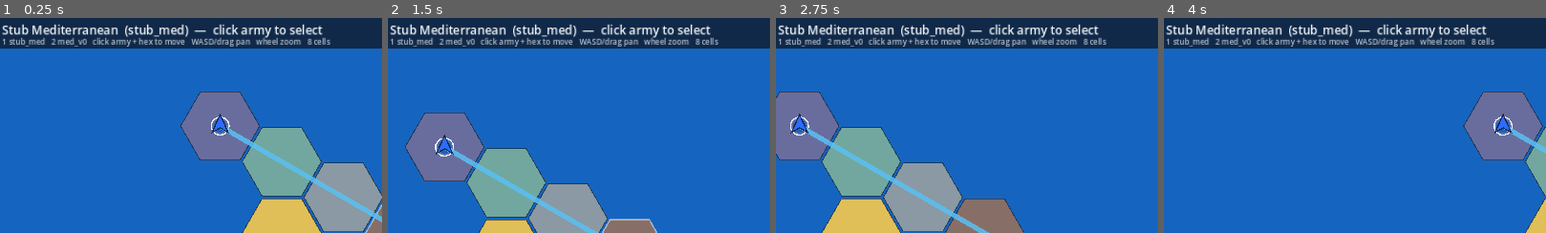
Above: before the commit, frames 1-4 (left to right).
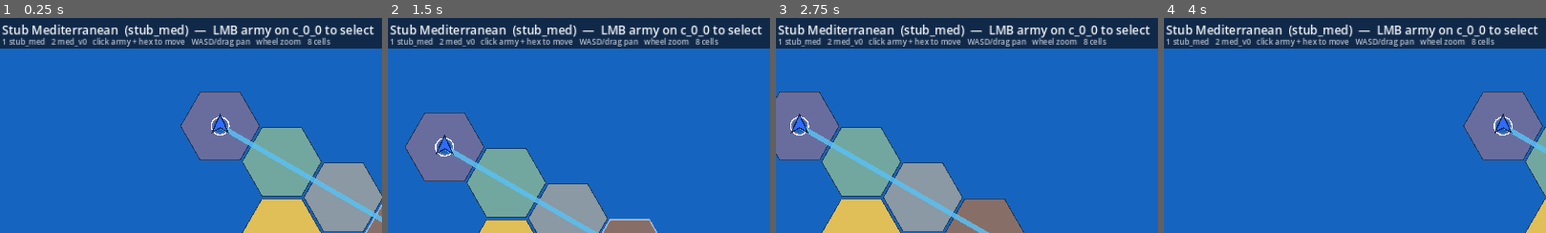
Above: after the commit, the same moments.

Repository: Kdog1132/War-Game-Untitled-
Game: Godot game, scene res://scenes/Main.tscn
Two runs of this game, one before a commit and one after it. Both use one fixed random seed, a clock stepped at 60 frames per second and the inputs below.
Inputs (mouse positions are % of the whole screen's width and height, from its top left):
- Up to frame 1 (0.25 s): no input
- Up to frame 2 (1.5 s): tap Enter at 0.5 s; move the mouse to (72, 45) at 0.52 s; hold D 0.53-1.25 s; tap 1 at 0.6 s; click (72, 45) at 0.67 s; drag from (30, 55) to (45, 70) at 1.27 s
- Up to frame 3 (2.75 s): tap Space at 2 s; move the mouse to (60, 28) at 2.02 s; hold D from 2.03 s (still down); tap 1 at 2.1 s; click (60, 28) at 2.17 s
- Up to frame 4 (4 s): release D at 2.75 s; drag from (45, 70) to (20, 35) at 2.77 s; tap Enter at 3.5 s; move the mouse to (80, 65) at 3.52 s; hold A from 3.53 s (still down); tap 1 at 3.6 s; click (80, 65) at 3.67 s
The pictures show only the part of the screen within x 1-51%, y 0-50%; the shares and areas given below are measured in that part.

The runs differ from the first frame. In frame 1, 1.0% of the frame differs, in the area x 55-98%, y 2-9%; in frame 2, 1.0%; in frame 3, 1.0%; in frame 4, 1.0%.

Commit message:
Align M1 with ArmyService hop and Terra port schema
Pathfinder cost is enter_time_sec * mobility_mult and skips water.
ArmyService autoload spawns the player army on c_0_0; LMB select
then hop along the A* path. stub_med ports keep harbor_node_id
and chokepoint_id.

Co-authored-by: Kdog1132 <Kdog1132@users.noreply.github.com>

Diff:
--- /dev/null
+++ b/godot/autoload/ArmyService.gd
@@ -0,0 +1,130 @@
+extends Node
+## M1: one local player army. Spawn on stub_med c_0_0. Select, A* path, hop.
+## Uses get_cell_owner / Pathfinder — never Node.get_owner.
+
+const PLAYER_ID := "a_player_1"
+const HOME_CELL := "c_0_0"
+
+signal changed
+
+const PathfinderScript := preload("res://map/Pathfinder.gd")
+
+var armies: Dictionary = {} ## army_id -> Dictionary
+var selected_id: String = ""
+
+
+func reset_for_theater() -> void:
+	armies.clear()
+	selected_id = ""
+	var home := HOME_CELL
+	if MapService.loaded and not MapService.cells.has(home):
+		home = _first_player_cell()
+	if home.is_empty():
+		changed.emit()
+		return
+	armies[PLAYER_ID] = {
+		"army_id": PLAYER_ID,
+		"faction": "player",
+		"cell_id": home,
+		"selected": false,
+		"path": [],
+		"remaining": [],
+		"hop_left": 0.0,
+		"moving": false,
+	}
+	changed.emit()
+
+
+func player() -> Dictionary:
+	return armies.get(PLAYER_ID, {})
+
+
+func player_cell() -> String:
+	return str(player().get("cell_id", ""))
+
+
+func is_selected() -> bool:
+	return selected_id == PLAYER_ID and not player().is_empty()
+
+
+func select_player() -> void:
+	if player().is_empty():
+		return
+	selected_id = PLAYER_ID
+	armies[PLAYER_ID]["selected"] = true
+	changed.emit()
+
+
+func deselect() -> void:
+	selected_id = ""
+	if armies.has(PLAYER_ID):
+		armies[PLAYER_ID]["selected"] = false
+	changed.emit()
+
+
+func army_at(cell_id: String) -> String:
+	for aid in armies.keys():
+		if str(armies[aid].get("cell_id", "")) == cell_id:
+			return str(aid)
+	return ""
+
+
+func try_click(cell_id: String) -> String:
+	if cell_id.is_empty():
+		return "empty"
+	if army_at(cell_id) == PLAYER_ID:
+		select_player()
+		return "selected"
+	if not is_selected():
+		return "ignored"
+	if order_move(cell_id):
+		return "moved"
+	return "no_path"
+
+
+func order_move(to_cell: String) -> bool:
+	var a: Dictionary = player()
+	if a.is_empty():
+		return false
+	var from_id := str(a.get("cell_id", ""))
+	var result: Dictionary = PathfinderScript.find_path(from_id, to_cell)
+	if not bool(result.get("ok", false)):
+		return false
+	var cells: Array = result.get("cells", [])
+	if cells.is_empty():
+		return false
+	var remaining: Array = cells.duplicate()
+	if not remaining.is_empty() and str(remaining[0]) == from_id:
+		remaining.pop_front()
+	armies[PLAYER_ID]["path"] = cells.duplicate()
+	# Discrete hop: snap along the path to the goal in one order.
+	while not remaining.is_empty():
+		armies[PLAYER_ID]["cell_id"] = str(remaining.pop_front())
+	armies[PLAYER_ID]["remaining"] = []
+	armies[PLAYER_ID]["moving"] = false
+	armies[PLAYER_ID]["hop_left"] = 0.0
+	changed.emit()
+	return true
+
+
+func process_hops(_delta: float) -> void:
+	pass
+
+
+func world_pos(army_id: String = PLAYER_ID) -> Vector2:
+	var a: Dictionary = armies.get(army_id, {})
+	var cid := str(a.get("cell_id", ""))
+	if cid.is_empty():
+		return Vector2.ZERO
+	return MapService.cell_world_pos(cid)
+
+
+func last_path() -> Array:
+	return player().get("path", [])
+
+
+func _first_player_cell() -> String:
+	for cid in MapService.cells.keys():
+		if MapService.get_cell_owner(str(cid)) == "player":
+			return str(cid)
+	return ""
--- a/godot/data/theaters/stub_med/cells.json
+++ b/godot/data/theaters/stub_med/cells.json
@@ -6,6 +6,7 @@
     "terrain_tag": "hill",
     "is_coast": true,
     "harbor_site": true,
+    "harbor_node_id": "h_gibraltar",
     "default_owner": "player",
     "centroid": { "lon": -5.35, "lat": 36.14 },
     "name": "Gibraltar"
@@ -61,6 +62,7 @@
     "terrain_tag": "desert",
     "is_coast": true,
     "harbor_site": true,
+    "harbor_node_id": "h_suez",
     "default_owner": "enemy",
     "centroid": { "lon": 32.35, "lat": 30.0 },
     "name": "Suez"
--- a/godot/map/Pathfinder.gd
+++ b/godot/map/Pathfinder.gd
@@ -1,7 +1,7 @@
 class_name Pathfinder
 extends RefCounted
-## A* over MapService adjacency. Edge cost = Forge enter_time of the destination cell.
-## Null / missing enter time (e.g. water) is impassable.
+## A* over MapService adjacency.
+## Step cost = enter_time_sec(terrain) * mobility_mult(infra). Water / null is skipped.
 ## Resolves autoloads from the scene tree so this script compiles under --script too.
 
 const NO_PATH := {"ok": false, "cells": [], "cost": INF}
@@ -20,7 +20,25 @@
 	var cell: Dictionary = ms.call("get_cell", cell_id)
 	if cell.is_empty():
 		return null
-	return ms.call("enter_time_for", str(cell.get("terrain_tag", "")))
+	var tag := str(cell.get("terrain_tag", ""))
+	if tag == "water":
+		return null
+	var et: Variant = ms.call("enter_time_for", tag)
+	if et == null:
+		return null
+	var bal := _balance()
+	var mob := _mobility_kind(cell)
+	var mult := 1.0
+	if bal != null and bool(bal.get("loaded")):
+		mult = float(bal.call("mobility_mult", mob))
+	return float(et) * mult
+
+
+static func _mobility_kind(cell: Dictionary) -> String:
+	var infra := str(cell.get("infra", cell.get("mobility", "none")))
+	if infra.is_empty():
+		return "none"
+	return infra
 
 
 static func is_passable(cell_id: String) -> bool:
--- a/godot/project.godot
+++ b/godot/project.godot
@@ -13,6 +13,7 @@
 MapService="*res://autoload/MapService.gd"
 Balance="*res://autoload/Balance.gd"
 SimTick="*res://autoload/SimTick.gd"
+ArmyService="*res://autoload/ArmyService.gd"
 
 [display]
 window/size/viewport_width=1280
--- a/godot/scenes/WorldMap.gd
+++ b/godot/scenes/WorldMap.gd
@@ -1,9 +1,7 @@
 extends Node2D
-## Visible hex theater: terrain fill + ownership tint, shipping lanes, Camera2D.
-## M1: one selectable Army, A* click-to-move, path preview.
+## Visible hex theater + M1 LMB select/move, path draw, army markers.
 
 const PathfinderScript := preload("res://map/Pathfinder.gd")
-const ArmyScript := preload("res://units/Army.gd")
 
 signal status_changed(text: String)
 
@@ -34,7 +32,6 @@
 
 @onready var camera: Camera2D = $Camera2D
 
-var army = ArmyScript.new()
 var _dragging: bool = false
 var _drag_moved: bool = false
 var _press_pos: Vector2 = Vector2.ZERO
@@ -45,12 +42,13 @@
 func _ready() -> void:
 	if camera:
 		camera.make_current()
+	if not ArmyService.changed.is_connected(_on_army_changed):
+		ArmyService.changed.connect(_on_army_changed)
 	rebuild()
 
 
 func rebuild() -> void:
-	army.place(_first_player_cell())
-	army.selected = false
+	ArmyService.reset_for_theater()
 	_preview_path.clear()
 	_hover_cell = ""
 	queue_redraw()
@@ -67,6 +65,11 @@
 	var z := minf(vp.x / maxf(bounds.size.x, 1.0), vp.y / maxf(bounds.size.y, 1.0)) * 0.88
 	z = clampf(z, 0.12, 2.2)
 	camera.zoom = Vector2(z, z)
+
+
+func _on_army_changed() -> void:
+	queue_redraw()
+	_emit_status()
 
 
 func _process(delta: float) -> void:
@@ -84,10 +87,7 @@
 	if pan != Vector2.ZERO:
 		var speed := 520.0 / maxf(camera.zoom.x, 0.05)
 		camera.position += pan.normalized() * speed * delta
-	if army.moving:
-		army.tick(delta)
-		queue_redraw()
-		_emit_status()
+	ArmyService.process_hops(delta)
 	_update_hover()
 
 
@@ -96,10 +96,8 @@
 		return
 	if event is InputEventKey and event.pressed and not event.echo:
 		if event.keycode == KEY_ESCAPE:
-			army.selected = false
+			ArmyService.deselect()
 			_preview_path.clear()
-			queue_redraw()
-			_emit_status()
 			get_viewport().set_input_as_handled()
 			return
 	if event is InputEventMouseButton:
@@ -111,10 +109,8 @@
 			_zoom_by(1.0 / 1.12)
 			get_viewport().set_input_as_handled()
 		elif mb.button_index == MOUSE_BUTTON_RIGHT and mb.pressed:
-			army.selected = false
+			ArmyService.deselect()
 			_preview_path.clear()
-			queue_redraw()
-			_emit_status()
 			get_viewport().set_input_as_handled()
 		elif mb.button_index == MOUSE_BUTTON_MIDDLE:
 			_dragging = mb.pressed
@@ -149,20 +145,10 @@
 
 func _click_world() -> void:
 	var cid := _cell_under_mouse()
-	if cid.is_empty():
-		return
-	if cid == army.cell_id or _near_army():
-		army.selected = true
-		queue_redraw()
-		_emit_status()
-		return
-	if not army.selected:
-		return
-	var result := PathfinderScript.find_path(army.cell_id, cid)
-	if army.order_path(result):
-		queue_redraw()
-		_emit_status()
-	else:
+	if cid.is_empty() and _near_army():
+		cid = ArmyService.player_cell()
+	var result := ArmyService.try_click(cid)
+	if result == "no_path":
 		_emit_status("No path")
 
 
@@ -174,10 +160,10 @@
 		return
 	_hover_cell = cid
 	_preview_path.clear()
-	if army.selected and not cid.is_empty() and cid != army.cell_id:
-		var result := PathfinderScript.find_path(army.cell_id, cid)
-		if bool(result.get("ok", false)):
-			_preview_path = result.get("cells", [])
+	if ArmyService.is_selected() and not cid.is_empty() and cid != ArmyService.player_cell():
+		var found: Dictionary = PathfinderScript.find_path(ArmyService.player_cell(), cid)
+		if bool(found.get("ok", false)):
+			_preview_path = found.get("cells", [])
 	queue_redraw()
 
 
@@ -186,7 +172,7 @@
 
 
 func _near_army() -> bool:
-	var d := get_local_mouse_position() - army.world_pos()
+	var d := get_local_mouse_position() - ArmyService.world_pos()
 	return d.length() <= MapService.hex_size_px * 0.55
 
 
@@ -198,10 +184,11 @@
 	for cell in MapService.cells.values():
 		_draw_hex(cell)
 	_draw_path(_preview_path, PREVIEW_COL, 2.0)
-	_draw_path(army.last_path if army.moving else [], PATH_COL, 3.0)
+	_draw_path(ArmyService.last_path(), PATH_COL, 3.0)
 	_draw_lanes()
-	if not army.cell_id.is_empty():
-		_draw_army(army.world_pos(), army.selected)
+	for aid in ArmyService.armies.keys():
+		var rec: Dictionary = ArmyService.armies[aid]
+		_draw_army(ArmyService.world_pos(str(aid)), bool(rec.get("selected", false)))
 
 
 func _draw_hex(cell: Dictionary) -> void:
@@ -219,7 +206,7 @@
 	outline_pts.append(pts[0])
 	var line_col := OUTLINE
 	var width := 1.2
-	if str(cell.get("cell_id", "")) == army.cell_id and army.selected:
+	if str(cell.get("cell_id", "")) == ArmyService.player_cell() and ArmyService.is_selected():
 		line_col = SELECT_COL
 		width = 2.4
 	elif str(cell.get("cell_id", "")) == _hover_cell:
@@ -279,23 +266,15 @@
 	return pts
 
 
-func _first_player_cell() -> String:
-	for cid in MapService.cells.keys():
-		if MapService.get_cell_owner(str(cid)) == "player":
-			return str(cid)
-	return ""
-
-
 func _emit_status(extra: String = "") -> void:
 	var bits: PackedStringArray = []
 	if extra != "":
 		bits.append(extra)
-	if army.cell_id.is_empty():
+	var cell := ArmyService.player_cell()
+	if cell.is_empty():
 		bits.append("no army")
-	elif army.moving:
-		bits.append("moving %s → %s" % [army.from_cell, army.to_cell])
-	elif army.selected:
-		bits.append("army selected on %s — click a hex to move" % army.cell_id)
+	elif ArmyService.is_selected():
+		bits.append("army selected on %s — LMB a hex to hop" % cell)
 	else:
-		bits.append("click army to select")
+		bits.append("LMB army on %s to select" % cell)
 	status_changed.emit("   ".join(bits))
--- a/godot/tools/path_check.gd
+++ b/godot/tools/path_check.gd
@@ -1,9 +1,8 @@
 extends SceneTree
-## Headless A* + get_cell_owner check.
+## Headless A* + ArmyService hop + get_cell_owner check.
 ## godot --headless --path . -s res://tools/path_check.gd
 
 const PathfinderScript := preload("res://map/Pathfinder.gd")
-const ArmyScript := preload("res://units/Army.gd")
 
 
 func _init() -> void:
@@ -12,6 +11,7 @@
 
 func _run() -> void:
 	var ms: Node = root.get_node_or_null("MapService")
+	var armies: Node = root.get_node_or_null("ArmyService")
 	if ms == null or not bool(ms.call("load_theater", "stub_med")):
 		push_error("failed to load stub_med")
 		print("PATH_CHECK_FAIL")
@@ -22,33 +22,38 @@
 		print("PATH_CHECK_FAIL")
 		quit(1)
 		return
+	if armies == null:
+		push_error("ArmyService autoload missing")
+		print("PATH_CHECK_FAIL")
+		quit(1)
+		return
+	armies.call("reset_for_theater")
+	if str(armies.call("player_cell")) != "c_0_0":
+		push_error("player army should spawn on c_0_0")
+		print("PATH_CHECK_FAIL")
+		quit(1)
+		return
 	var path: Dictionary = PathfinderScript.find_path("c_0_0", "c_5_0")
 	if not bool(path.get("ok", false)) or (path.get("cells", []) as Array).size() < 2:
 		push_error("expected A* path Gibraltar → Suez")
 		print("PATH_CHECK_FAIL")
 		quit(1)
 		return
-	var army = ArmyScript.new()
-	army.place("c_0_0")
-	if not army.order_path(path):
-		push_error("army rejected path")
+	if not bool(armies.call("order_move", "c_5_0")):
+		push_error("ArmyService hop to c_5_0 failed")
 		print("PATH_CHECK_FAIL")
 		quit(1)
 		return
-	var guard := 0
-	while army.moving and guard < 200:
-		army.tick(1.0)
-		guard += 1
-	if army.cell_id != "c_5_0":
-		push_error("army did not arrive at c_5_0, at %s" % army.cell_id)
+	if str(armies.call("player_cell")) != "c_5_0":
+		push_error("army did not hop to c_5_0, at %s" % str(armies.call("player_cell")))
 		print("PATH_CHECK_FAIL")
 		quit(1)
 		return
-	var water: Dictionary = PathfinderScript.find_path("c_0_0", "no_such")
-	if bool(water.get("ok", false)):
+	var missing: Dictionary = PathfinderScript.find_path("c_0_0", "no_such")
+	if bool(missing.get("ok", false)):
 		push_error("path to missing cell should fail")
 		print("PATH_CHECK_FAIL")
 		quit(1)
 		return
-	print("PATH_CHECK_OK cells=%s cost=%s ticks=%d" % [str(path.get("cells")), str(path.get("cost")), guard])
+	print("PATH_CHECK_OK cells=%s cost=%s hopped=c_5_0" % [str(path.get("cells")), str(path.get("cost"))])
 	quit(0)
--- a/godot/units/Army.gd
+++ /dev/null
@@ -1,97 +0,0 @@
-class_name Army
-extends RefCounted
-## One local player army. Click-to-move follows a Pathfinder A* cell list.
-## Edge duration = Forge enter_time_sec of the destination hex.
-
-var army_id: String = "a_player_1"
-var faction: String = "player"
-var cell_id: String = ""
-var selected: bool = false
-var moving: bool = false
-var from_cell: String = ""
-var to_cell: String = ""
-var travel: float = 0.0
-var edge_sec: float = 1.0
-var remaining: Array = [] ## cell_ids still to enter
-var last_path: Array = []
-var last_cost: float = 0.0
-
-
-func _map() -> Node:
-	return Engine.get_main_loop().root.get_node("MapService")
-
-
-func _balance() -> Node:
-	return Engine.get_main_loop().root.get_node_or_null("Balance")
-
-
-func place(on_cell: String) -> void:
-	cell_id = on_cell
-	from_cell = on_cell
-	to_cell = ""
-	remaining.clear()
-	moving = false
-	travel = 0.0
-	last_path.clear()
-	last_cost = 0.0
-
-
-func order_path(result: Dictionary) -> bool:
-	if not bool(result.get("ok", false)):
-		return false
-	var cells: Array = result.get("cells", [])
-	if cells.is_empty():
-		return false
-	last_path = cells.duplicate()
-	last_cost = float(result.get("cost", 0.0))
-	remaining = cells.duplicate()
-	if not remaining.is_empty() and str(remaining[0]) == cell_id:
-		remaining.pop_front()
-	_begin_edge()
-	return true
-
-
-func tick(delta: float) -> void:
-	if not moving:
-		return
-	if edge_sec <= 0.001:
-		_arrive()
-		return
-	travel += delta / edge_sec
-	if travel >= 1.0:
-		_arrive()
-
-
-func world_pos() -> Vector2:
-	var ms := _map()
-	if moving and not to_cell.is_empty():
-		var a: Vector2 = ms.call("cell_world_pos", from_cell)
-		var b: Vector2 = ms.call("cell_world_pos", to_cell)
-		return a.lerp(b, clampf(travel, 0.0, 1.0))
-	return ms.call("cell_world_pos", cell_id)
-
-
-func _begin_edge() -> void:
-	if remaining.is_empty():
-		moving = false
-		to_cell = ""
-		return
-	from_cell = cell_id
-	to_cell = str(remaining.pop_front())
-	var ms := _map()
-	var cell: Dictionary = ms.call("get_cell", to_cell)
-	var tag := str(cell.get("terrain_tag", "plains"))
-	var et: Variant = ms.call("enter_time_for", tag)
-	edge_sec = float(et) if et != null else 1.0
-	var bal := _balance()
-	if bal != null and bool(bal.get("loaded")):
-		edge_sec *= float(bal.call("mobility_mult", "none"))
-	travel = 0.0
-	moving = true
-
-
-func _arrive() -> void:
-	cell_id = to_cell
-	from_cell = to_cell
-	travel = 0.0
-	_begin_edge()
Not shown, changed: godot/README.md
